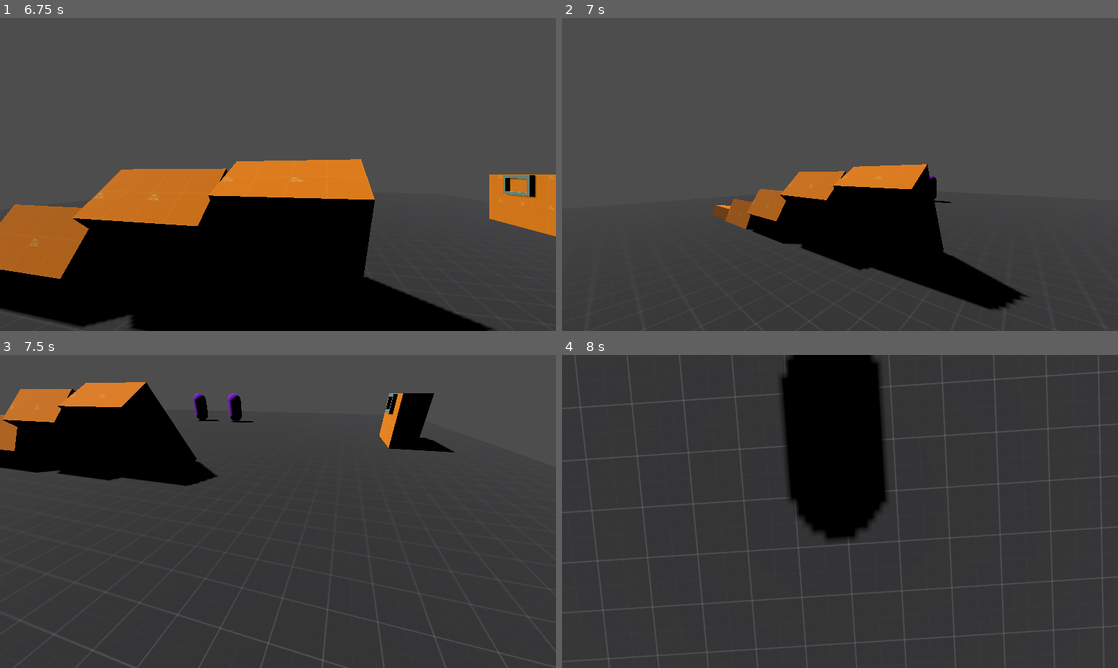
Above: before the commit, frames 1-4 (two rows, left to right).
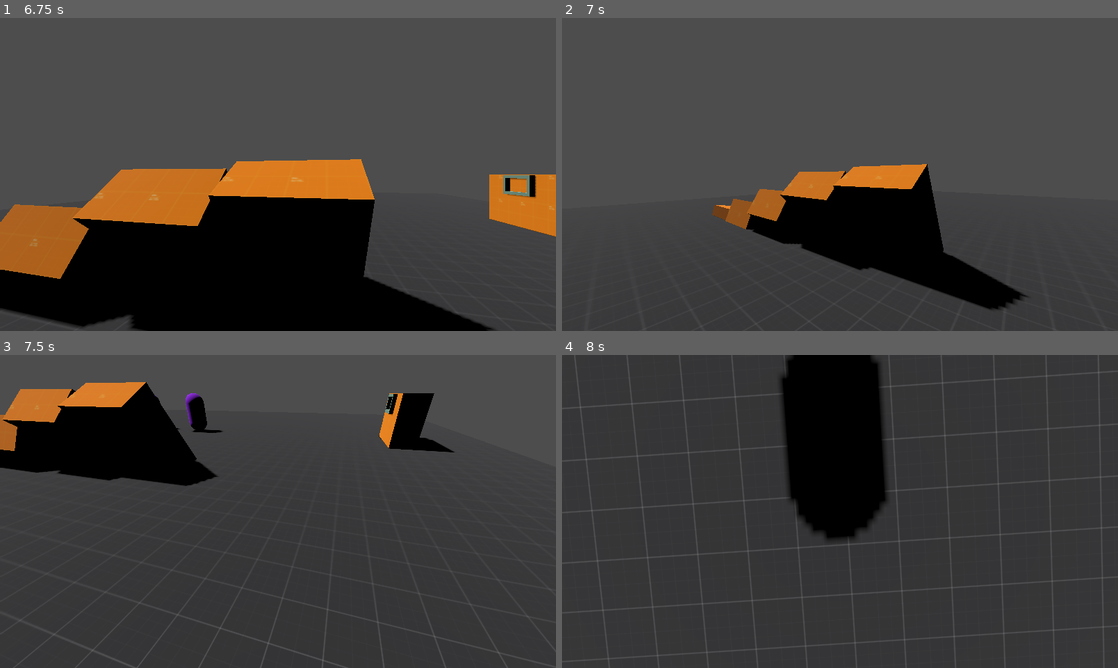
Above: after the commit, the same moments.

Repository: williamVbrines/gameoff_2022
Game: Godot game, scene res://scenes/main/main.tscn
The game is run twice, just before and just after one commit, with the same random seed, the same clock (stepped at 60 frames per second) and the same inputs.
Inputs (mouse positions are in pixels of both pictures, inside the frame that each line leads up to):
- Up to frame 1 (6.75 s): tap Enter at 0.5, 3.5, 5 s; move the mouse to (400, 158) at 0.52 s; hold E (right) 0.53-1.25 s; hold W (foward) 0.53-1.25 s; click (400, 158) at 0.67 s; drag from (166, 190) to (250, 237) at 1.27 s; tap Space at 2, 4.25, 5.75 s; move the mouse to (333, 105) at 2.02 s; hold E (right) 2.03-2.75 s; hold A (rotate_anticlockwise) 2.03-2.75 s; drag from (250, 237) to (111, 127) at 2.77 s; move the mouse to (444, 221) at 3.52 s; hold Q (left) 3.53-4.25 s; hold Mouse wheel up (zoom_in) 3.53-4.25 s; drag from (111, 127) to (194, 96) at 4.27 s; move the mouse to (305, 174) at 5.02 s; hold S (backward) 5.03-5.75 s; hold W (foward) 5.03-5.75 s; click (305, 174) at 5.17 s; drag from (194, 96) to (166, 190) at 5.77 s; move the mouse to (400, 158) at 6.52 s; hold E (right) from 6.53 s (still down); hold A (rotate_anticlockwise) from 6.53 s (still down)
- Up to frame 2 (7 s): keep holding E (right); keep holding A (rotate_anticlockwise)
- Up to frame 3 (7.5 s): release E (right) at 7.25 s; release A (rotate_anticlockwise) at 7.25 s; drag from (166, 527) to (250, 574) at 7.27 s
- Up to frame 4 (8 s): no input

Frame 1 is identical in both runs. In frame 2, less than 0.1% of the frame differs, in the area x 66-71%, y 50-60%; in frame 3, 0.5%, in the area x 27-46%, y 12-25%; in frame 4, nothing differs.
Error after the commit: Parse Error: Argument 1 of annotation "@export_node_path" isn't a constant expression. (res://scenes/npc/Npc.gd:5)

Commit message:
added resource data types for npc's and tactics

Diff:
--- a/Gameoff2022/project.godot
+++ b/Gameoff2022/project.godot
@@ -13,9 +13,33 @@
 "class": &"InteractableArea3D",
 "language": &"GDScript",
 "path": "res://scenes/interactableArea3D/interactableArea3D.gd"
+}, {
+"base": "Node3D",
+"class": &"NPC",
+"language": &"GDScript",
+"path": "res://scenes/npc/Npc.gd"
+}, {
+"base": "Resource",
+"class": &"NPCData",
+"language": &"GDScript",
+"path": "res://scenes/resources/npc/npc_data.gd"
+}, {
+"base": "Resource",
+"class": &"NPCTactics",
+"language": &"GDScript",
+"path": "res://scenes/resources/npc/npc_tactics_resource.gd"
+}, {
+"base": "Resource",
+"class": &"TacticsData",
+"language": &"GDScript",
+"path": "res://scenes/resources/tactics/tactics_data.gd"
 }]
 _global_script_class_icons={
-"InteractableArea3D": ""
+"InteractableArea3D": "",
+"NPC": "",
+"NPCData": "",
+"NPCTactics": "",
+"TacticsData": ""
 }
 
 [application]
--- a/Gameoff2022/scenes/main/main.tscn
+++ b/Gameoff2022/scenes/main/main.tscn
@@ -1,11 +1,15 @@
-[gd_scene load_steps=21 format=3 uid="uid://ba0pkrwnomxo8"]
+[gd_scene load_steps=32 format=3 uid="uid://cnvjktnuwa6ni"]
 
 [ext_resource type="Texture2D" uid="uid://c6gpe0v66rslx" path="res://textures/kenney_prototypetextures/PNG/Orange/texture_01.png" id="1_v6ur4"]
 [ext_resource type="Texture2D" uid="uid://cisgxwxj5w5h4" path="res://textures/kenney_prototypetextures/PNG/Dark/texture_01.png" id="2_bj56h"]
-[ext_resource type="PackedScene" uid="uid://bbj28uci0nilm" path="res://scenes/npc/Npc.tscn" id="5_fxv3h"]
 [ext_resource type="PackedScene" uid="uid://c1ynlnisg2qox" path="res://scenes/player/player.tscn" id="5_un27h"]
 [ext_resource type="PackedScene" path="res://scenes/ui/mainMenu/main_menu.tscn" id="6_cgnqo"]
 [ext_resource type="PackedScene" uid="uid://dkrvdhjdx56xh" path="res://scenes/ui/combatScreen/combat_screen.tscn" id="6_vy1uh"]
+[ext_resource type="Script" path="res://scenes/npc/Npc.gd" id="6_xjnsc"]
+[ext_resource type="Script" path="res://scenes/interactableArea3D/interactableArea3D.gd" id="7_1anla"]
+[ext_resource type="Texture2D" uid="uid://tel3p2uw0agw" path="res://textures/kenney_prototypetextures/PNG/Purple/texture_02.png" id="8_ngpto"]
+[ext_resource type="Shader" path="res://shaders/fresnel_highlight.gdshader" id="9_cdgjy"]
+[ext_resource type="Texture2D" uid="uid://djqcoqe0yseap" path="res://textures/kenney_prototypetextures/PNG/Purple/texture_01.png" id="10_pcumj"]
 
 [sub_resource type="BoxMesh" id="BoxMesh_6tvoo"]
 size = Vector3(3, 2, 1)
@@ -51,6 +55,31 @@
 
 [sub_resource type="BoxMesh" id="BoxMesh_inp17"]
 size = Vector3(1, 0.11, 0.2)
+
+[sub_resource type="CapsuleShape3D" id="CapsuleShape3D_ihbgs"]
+
+[sub_resource type="CapsuleMesh" id="CapsuleMesh_epeb6"]
+
+[sub_resource type="ShaderMaterial" id="ShaderMaterial_2mrhn"]
+render_priority = 0
+shader = ExtResource("9_cdgjy")
+shader_parameter/highlight_color = Color(0, 0, 0, 1)
+shader_parameter/str = 300.0
+
+[sub_resource type="StandardMaterial3D" id="StandardMaterial3D_aqb8a"]
+next_pass = SubResource("ShaderMaterial_2mrhn")
+albedo_texture = ExtResource("8_ngpto")
+
+[sub_resource type="StandardMaterial3D" id="StandardMaterial3D_n1mwx"]
+albedo_texture = ExtResource("8_ngpto")
+
+[sub_resource type="CylinderMesh" id="CylinderMesh_2phym"]
+top_radius = 0.25
+bottom_radius = 0.25
+height = 0.001
+
+[sub_resource type="StandardMaterial3D" id="StandardMaterial3D_u15tw"]
+albedo_texture = ExtResource("10_pcumj")
 
 [node name="Main" type="Node3D"]
 
@@ -186,7 +215,40 @@
 
 [node name="Player" parent="." instance=ExtResource("5_un27h")]
 
-[node name="NPC" parent="." instance=ExtResource("5_fxv3h")]
-transform = Transform3D(1, 0, 0, 0, 1, 0, 0, 0, 1, -4.97675, 0, 0)
-
 [node name="CombatScreen" parent="." instance=ExtResource("6_vy1uh")]
+
+[node name="NPC" type="Node3D" parent="."]
+script = ExtResource("6_xjnsc")
+
+[node name="InteractableArea3D" type="Area3D" parent="NPC"]
+collision_layer = 4
+collision_mask = 5
+script = ExtResource("7_1anla")
+detection_groups = ["PickupPointer"]
+
+[node name="CollisionShape3D" type="CollisionShape3D" parent="NPC/InteractableArea3D"]
+transform = Transform3D(1, 0, 0, 0, 1, 0, 0, 0, 1, 0, 1, 0)
+shape = SubResource("CapsuleShape3D_ihbgs")
+
+[node name="NpcMesh" type="MeshInstance3D" parent="NPC"]
+transform = Transform3D(1, 0, 0, 0, 1, 0, 0, 0, 1, 0, 1, 0)
+mesh = SubResource("CapsuleMesh_epeb6")
+skeleton = NodePath("")
+surface_material_override/0 = SubResource("StandardMaterial3D_aqb8a")
+
+[node name="PlayerPose" type="Node3D" parent="NPC"]
+transform = Transform3D(1, 0, 0, 0, 1, 0, 0, 0, 1, 0, 0, 3.13414)
+
+[node name="MeshInstance3D3" type="MeshInstance3D" parent="NPC/PlayerPose"]
+transform = Transform3D(1, 0, 0, 0, 1, 0, 0, 0, 1, 0, 1, 0)
+mesh = SubResource("CapsuleMesh_epeb6")
+skeleton = NodePath("")
+surface_material_override/0 = SubResource("StandardMaterial3D_n1mwx")
+
+[node name="PointMesh" type="MeshInstance3D" parent="NPC/PlayerPose"]
+mesh = SubResource("CylinderMesh_2phym")
+skeleton = NodePath("")
+surface_material_override/0 = SubResource("StandardMaterial3D_u15tw")
+
+[node name="Camera" type="Camera3D" parent="NPC"]
+transform = Transform3D(0.370541, -0.579343, 0.72599, 2.51807e-08, 0.781629, 0.623744, -0.928816, -0.231123, 0.289626, 1.5214, 3.13559, 2.35337)
--- a/Gameoff2022/scenes/npc/Npc.gd
+++ b/Gameoff2022/scenes/npc/Npc.gd
@@ -1,126 +1,41 @@
 extends Node3D
+class_name NPC
 
-@onready var interactable_area: InteractableArea3D = $InteractableArea3D
-@onready var npc_mesh: MeshInstance3D = $NpcMesh
-@onready var camera: Camera3D = $Camera
-@export var damage_dist : Dictionary = {};
-var persuasion : float = 0;
-var guard_effectiveness : float = 0.5;
+@export var npc_res : Resource;
+@export_node_path(MeshInstance3D) var npc_mesh;
+@export_node_path(Area3D) var interactable_area;
+@export_node_path(Camera3D) var camera;
+
 var selected : bool = false;
-var guarding_turns : int = 0;
-const base_dist = {
-	"charm" : 1.0,
-	"charm_f" : 0,
-
-	"logic" : 1.0,
-	"logic_f" : 0,
-
-	"decep" : 1.0,
-	"decep_f" : 1.0,
-
-	"intim" : 1.0,
-	"intim_f" : 0
-}
 
 func _ready() -> void:
-	for key in base_dist:
-		if !damage_dist.has(key):
-			damage_dist[key] = base_dist[key];
+	npc_mesh = get_node(npc_mesh) as MeshInstance3D;
+	interactable_area = get_node(interactable_area) as InteractableArea3D;
+	camera = get_node(camera) as Camera3D;
+	if !npc_mesh || !camera || !interactable_area:
+		printerr("BAD NODE PATH!!!")
+		queue_free();
+		return;
+
 	_make_connections();
+
 
 func _make_connections() -> void:
 	interactable_area.area_unhovered.connect(_unhovered);
 	interactable_area.area_hovered.connect(_hovered);
 	interactable_area.area_pressed.connect(_on_pressed);
 
-	EventManager.attack.connect(_on_attack);
-	EventManager.combat_state_changed.connect(_on_combat_state_changed);
-
-
-func _on_combat_state_changed(state : String) -> void:
-
-	if selected:
-		match state.to_upper():
-			"NPC_ACTION_SELECT":
-				_select_action();
-			"CHECK_WIN":
-				_check_if_persuaded();
-
-func _check_if_persuaded() -> void:
-	if persuasion == 100:
-		EventManager.combat_state_changed.emit("WIN");
-	else:
-		EventManager.combat_state_changed.emit("CHECK_Q");
-
 
 func _hovered()->void:
 	npc_mesh.get_active_material(0).get("next_pass").set("shader_parameter/str",0.3);
 
+
 func _unhovered()->void:
 	npc_mesh.get_active_material(0).get("next_pass").set("shader_parameter/str",300.0);
+
 
 func _on_pressed() -> void:
 	if !selected:
 		EventManager.combat_state_changed.emit("SET_UP");
 		EventManager.start_combat.emit(name, camera);
 		selected = true;
-
-func _on_attack(target : String,data : Dictionary, sender)->void:
-	if target == "NPC":
-		var damage = data.amt;
-
-		if damage_dist.has(data.type):
-			damage *= damage_dist.get(data.type);
-			damage += damage_dist.get(data.type + "_f");
-
-		damage = max(0,damage);
-
-		if guarding_turns > 0:
-			damage *= (1.0 - guard_effectiveness);
-			guarding_turns -= 1;
-
-		persuasion += damage;
-
-		EventManager.persuasion_changed.emit(persuasion);
-
-		EventManager.change_battel_queue.emit("PLAYER", data.cost)
-
-		EventManager.combat_state_changed.emit("CHECK_WIN")
-
-func _select_action() -> void:
-	EventManager.combat_state_changed.emit("NPC_ACTION_RESOLVE");
-	attack();
-#	match randi() % 3:
-#		0:
-#			heal();
-#		1:
-#			guard();
-#		2:
-#			attack();
-
-func heal():
-	var cost = 2;
-	persuasion = min(0, persuasion - 10);
-
-	EventManager.persuasion_changed.emit(persuasion);
-
-	EventManager.battel_queue_changed.emit("NPC" , cost);
-	EventManager.combat_state_changed.emit("CHECK_LOSS");
-
-func guard():
-
-	var cost = 2;
-	guarding_turns += 2;
-
-	EventManager.battel_queue_changed.emit("NPC" , cost);
-	EventManager.combat_state_changed.emit("CHECK_LOSS");
-
-func attack():
-	var cost = 2;
-	var data = {
-		"type" : "NPC_ATCK",
-		"amt" : 50,
-		"cost" : cost
-	}
-
-	EventManager.attack.emit("PLAYER",data, self);
--- a/Gameoff2022/scenes/npc/Npc.tscn
+++ b/Gameoff2022/scenes/npc/text_npc.tscn
@@ -29,18 +29,16 @@
 height = 0.001
 
 [sub_resource type="StandardMaterial3D" id="StandardMaterial3D_woobe"]
-albedo_texture = ExtResource("4_yi21f")
+albedo_texture = ExtResource("5_wtxg2")
 
-[node name="NPC" type="Node3D"]
-script = ExtResource("1_fjrty")
-damage_dist = {
-"charm": 0.5
-}
+[node name="TestNPC" type="Node3D"]
+script = ExtResource("1_nsc3b")
+npc_mesh = NodePath("NpcMesh")
 
 [node name="InteractableArea3D" type="Area3D" parent="."]
 collision_layer = 4
 collision_mask = 5
-script = ExtResource("2_7h7bl")
+script = ExtResource("2_fom28")
 detection_groups = ["PickupPointer"]
 
 [node name="CollisionShape3D" type="CollisionShape3D" parent="InteractableArea3D"]
--- /dev/null
+++ b/Gameoff2022/scenes/resources/npc/npc_data.gd
@@ -0,0 +1,139 @@
+extends Resource
+class_name NPCData
+
+const base_dist = {
+	"charm" : 1.0,
+	"charm_f" : 0,
+
+	"logic" : 1.0,
+	"logic_f" : 0,
+
+	"decep" : 1.0,
+	"decep_f" : 1.0,
+
+	"intim" : 1.0,
+	"intim_f" : 0
+}
+
+@export var name : String = "NPC"
+@export var tatics : Resource;
+
+@export var damage_dist : Dictionary = {};
+
+@export var attack_cost : int = 1;
+@export var attack_amount : int = 0;
+
+@export var heal_cost : int = 1;
+@export_range(0.0, 1.0) var heal_percent : float = 0;
+@export_range(0.0, 100.0) var heal_flat : float = 0;
+
+@export var guard_cost : int = 1;
+@export var guard_amount : int = 1;
+@export_range(0.0, 1.0) var guard_percent : float = 0.0;
+@export var guard_flat : float = 0;
+
+@export var dialog_pool : Array[String] = [];
+
+var guard_stack : int = 0;
+
+var persuasion : float = 0;
+
+var selected : bool = false;
+
+func _init() -> void:
+	tatics = tatics as NPCTactics;
+
+	for key in base_dist:
+		if !damage_dist.has(key):
+			damage_dist[key] = base_dist[key];
+
+	_make_connections();
+
+
+func _make_connections() -> void:
+	EventManager.attack.connect(_on_attack);
+	EventManager.combat_state_changed.connect(_on_combat_state_changed);
+	EventManager.start_combat.connect(_on_start_combat);
+
+
+func _on_start_combat(with : String , _cam : Camera3D) -> void:
+	selected = with == name;
+
+
+func _on_combat_state_changed(state : String) -> void:
+	if selected:
+		match state.to_upper():
+			"NPC_ACTION_SELECT":
+				_select_action();
+			"CHECK_WIN":
+				_check_if_persuaded();
+
+
+func _check_if_persuaded() -> void:
+	if persuasion == 100:
+		EventManager.combat_state_changed.emit("WIN");
+	else:
+		EventManager.combat_state_changed.emit("CHECK_Q");
+
+
+func _on_attack(target : String,data : Dictionary, sender)->void:
+	if target == name:
+		var damage = data.amt;
+
+		if damage_dist.has(data.type):
+			damage *= damage_dist.get(data.type);
+			damage += damage_dist.get(data.type + "_f");
+
+		damage = max(0,damage);
+
+		if guard_stack > 0:
+			damage = max( 0 , damage * (1.0 - guard_percent) - guard_flat);
+			guard_stack -= 1;
+
+		persuasion += damage;
+
+		EventManager.persuasion_changed.emit(persuasion);
+
+		EventManager.change_battel_queue.emit("PLAYER", data.cost)
+
+		EventManager.combat_state_changed.emit("CHECK_WIN")
+
+
+func _select_action() -> void:
+	EventManager.combat_state_changed.emit("NPC_ACTION_RESOLVE");
+	var action = tatics.get_action(persuasion,0,0, guard_stack);
+
+	match action:
+		0:
+			heal();
+		1:
+			guard();
+		2:
+			attack();
+
+
+func heal():
+
+	persuasion = min(0, persuasion * (1.0 - heal_percent) - heal_flat);
+
+	EventManager.persuasion_changed.emit(persuasion);
+
+	EventManager.battel_queue_changed.emit("NPC" , heal_cost);
+	EventManager.combat_state_changed.emit("CHECK_LOSS");
+
+
+func guard():
+	guard_stack += guard_amount;
+
+	EventManager.battel_queue_changed.emit("NPC" , guard_cost);
+	EventManager.combat_state_changed.emit("CHECK_LOSS");
+
+
+func attack():
+	var data = {
+		"type" : "NPC_ATTACK",
+		"amt" : attack_amount,
+		"cost" : attack_cost
+	}
+
+	EventManager.attack.emit("PLAYER",data, self);
--- /dev/null
+++ b/Gameoff2022/scenes/resources/npc/npc_tactics_resource.gd
@@ -0,0 +1,10 @@
+extends Resource
+
+class_name NPCTactics
+
+const ATTACK = 0;
+const GUARD = 1;
+const HEAL = 2;
+
+func get_action(pers : float, annoy : float, guard_turns : int) -> int:
+	return 0;
--- /dev/null
+++ b/Gameoff2022/scenes/resources/npc/text_npc_resource.tres
@@ -0,0 +1,18 @@
+[gd_resource type="Resource" load_steps=2 format=3]
+
+[ext_resource type="Script" path="res://scenes/resources/npc/npc_data.gd" id="1_kgrgx"]
+
+[resource]
+script = ExtResource("1_kgrgx")
+name = "NPC"
+damage_dist = null
+attack_cost = 1
+attack_amount = 0
+heal_cost = 1
+heal_percent = 0
+heal_flat = 0
+guard_cost = 1
+guard_amount = 1
+guard_percent = 0.0
+guard_flat = 0
+dialog_pool = ["Hello the re"]
--- /dev/null
+++ b/Gameoff2022/scenes/resources/tactics/tactics_data.gd
@@ -0,0 +1,28 @@
+extends Resource
+
+class_name TacticsData
+
+const CHARM = 0;
+const LOGIC = 1;
+const DECEPTION = 2;
+const INTIMIDATION = 3;
+
+const LOW = 30;
+const MED = 60;
+const HIGH = 100;
+
+
+@export_enum(CHARM,LOGIC,DECEPTION,INTIMIDATION) var stat = CHARM;
+@export_enum(LOW,MED,HIGH) var ratting = LOW;
+@export_range(0,100,0.5) var variance : int = 0;
+@export var discrtiption : String = "This is a test"
+@export_range(1,9,1) var cost : int = 1;
+@export var dialog_pool : Array[String] = [];
+
+
+func get_amount(stat_val : float) -> float:
+	return stat_val * (1/ratting) + randf_range(0.0, variance);
+
+func get_dialog() -> String:
+	if dialog_pool.size() == 0: return "";
+	return dialog_pool[randi() % dialog_pool.size()];
--- /dev/null
+++ b/Gameoff2022/scenes/resources/tactics/test_tactic.tres
@@ -0,0 +1,12 @@
+[gd_resource type="Resource" load_steps=2 format=3 uid="uid://sxiwrrgn2xxn"]
+
+[ext_resource type="Script" path="res://scenes/resources/tactics/tactics_data.gd" id="1_pv1fd"]
+
+[resource]
+script = ExtResource("1_pv1fd")
+stat = 0
+ratting = 0
+variance = 0
+discrtiption = "This is a test"
+cost = 1.0
+dialog_pool = null
--- /dev/null
+++ b/Gameoff2022/scenes/ui/annoyanceDisplay/annoyance_display.gd
@@ -0,0 +1,13 @@
+extends Label
+
+var annoyance : float = 0;
+
+func _ready() -> void:
+	EventManager.changed_annoyance.connect(_on_change_annoyance);
+
+func _on_change_annoyance(val : float) -> void:
+	annoyance = min(100, max(0, val));
+
+	set_text("Persuasion : " + str(annoyance));
+
+	EventManager.annoyance_changed.emit(annoyance);
--- /dev/null
+++ b/Gameoff2022/scenes/ui/annoyanceDisplay/annoyance_display.tscn
@@ -0,0 +1,12 @@
+[gd_scene load_steps=2 format=3 uid="uid://71j1khq8u4ub"]
+
+[ext_resource type="Script" path="res://scenes/ui/annoyanceDisplay/annoyance_display.gd" id="1_f1ely"]
+
+[node name="AnnoyanceDisplay" type="Label"]
+offset_left = 21.0
+offset_top = 13.0
+offset_right = 366.0
+offset_bottom = 81.0
+theme_override_font_sizes/font_size = 47
+text = "Annoyance: 0%"
+script = ExtResource("1_f1ely")
--- a/Gameoff2022/scenes/ui/battelQueue/battel_queue.tscn
+++ b/Gameoff2022/scenes/ui/battelQueue/battel_queue.tscn
@@ -3,9 +3,8 @@
 [ext_resource type="Script" path="res://scenes/ui/battelQueue/battel_queue.gd" id="1_7gq41"]
 
 [node name="BattelQueue" type="Label"]
-offset_top = 144.0
-offset_right = 345.0
-offset_bottom = 201.0
+offset_right = 336.0
+offset_bottom = 57.0
 theme_override_font_sizes/font_size = 39
 text = "[1,2,0,0,0,0,0,0,0,0]"
 script = ExtResource("1_7gq41")
--- a/Gameoff2022/scenes/ui/combatScreen/combat_screen.gd
+++ b/Gameoff2022/scenes/ui/combatScreen/combat_screen.gd
@@ -6,8 +6,6 @@
 
 @onready var ui: Control = $UI
 
-@onready var pers_label: Label = $UI/PersLabel
-@onready var annoy_label: Label = $UI/AnnoyLabel
 var opponent : String = "";
 var annoyance := 0;
 
@@ -17,14 +15,11 @@
 
 func connect_signals() -> void:
 	EventManager.start_combat.connect(_on_start_combat);
-	EventManager.persuasion_changed.connect(_on_persuasion_changed);
-	EventManager.annoyance_changed.connect(_on_annoyance_changed)
 	EventManager.combat_state_changed.connect(_on_combat_state_changed);
 	EventManager.attack.connect(_on_attack);
 
 	attack_comand.text_submitted.connect(_on_attack_entered);
 	attack_comand.text_changed.connect(_on_attack_line_changed);
-
 
 
 func _on_combat_state_changed(state : String) ->void:
@@ -122,14 +117,4 @@
 		EventManager.attack.emit(opponent, data, self);
 
 
-
-
-func _on_persuasion_changed(val : float) -> void:
-	pers_label.set_text("Persuasion " + str(val));
-
-func _on_annoyance_changed(val : float) -> void:
-	annoy_label.set_text("Annoyance " + str(val));
-
-
-
 func _change_state(state : String): EventManager.combat_state_changed.emit(state);
--- a/Gameoff2022/scenes/ui/combatScreen/combat_screen.tscn
+++ b/Gameoff2022/scenes/ui/combatScreen/combat_screen.tscn
@@ -1,7 +1,9 @@
-[gd_scene load_steps=3 format=3 uid="uid://dkrvdhjdx56xh"]
+[gd_scene load_steps=5 format=3 uid="uid://dkrvdhjdx56xh"]
 
 [ext_resource type="Script" path="res://scenes/ui/combatScreen/combat_screen.gd" id="1_l1agn"]
 [ext_resource type="PackedScene" uid="uid://d21sy6nj67q6l" path="res://scenes/ui/battelQueue/battel_queue.tscn" id="2_chdcx"]
+[ext_resource type="PackedScene" uid="uid://bfdd5v0qqs58a" path="res://scenes/ui/persuasionDisplay/persuasion_display.tscn" id="2_jfxs6"]
+[ext_resource type="PackedScene" uid="uid://71j1khq8u4ub" path="res://scenes/ui/annoyanceDisplay/annoyance_display.tscn" id="2_vherf"]
 
 [node name="CombatScreen" type="Control"]
 layout_mode = 3
@@ -13,36 +15,32 @@
 script = ExtResource("1_l1agn")
 
 [node name="UI" type="Control" parent="."]
-layout_mode = 3
+layout_mode = 1
 anchors_preset = 15
 anchor_right = 1.0
 anchor_bottom = 1.0
 grow_horizontal = 2
 grow_vertical = 2
 
-[node name="PersLabel" type="Label" parent="UI"]
-offset_left = 1513.0
-offset_top = 26.0
-offset_right = 1858.0
-offset_bottom = 94.0
-theme_override_font_sizes/font_size = 47
-text = "Persuasion: 0%"
+[node name="PersuasionDisplay" parent="UI" instance=ExtResource("2_jfxs6")]
+layout_mode = 0
+offset_left = 1490.0
+offset_top = 24.0
+offset_right = 1835.0
+offset_bottom = 92.0
 
-[node name="AnnoyLabel" type="Label" parent="UI"]
-offset_left = 21.0
-offset_top = 13.0
-offset_right = 366.0
-offset_bottom = 81.0
-theme_override_font_sizes/font_size = 47
-text = "Annoyance: 0%"
+[node name="AnnoyanceDisplay" parent="UI" instance=ExtResource("2_vherf")]
+layout_mode = 0
 
 [node name="BattelQueue" parent="UI" instance=ExtResource("2_chdcx")]
+layout_mode = 0
 offset_left = 810.0
 offset_top = 25.0
 offset_right = 1155.0
 offset_bottom = 82.0
 
 [node name="AttackComand" type="LineEdit" parent="UI"]
+layout_mode = 1
 anchors_preset = 12
 anchor_top = 1.0
 anchor_right = 1.0
@@ -55,6 +53,7 @@
 placeholder_text = "Enter attack data"
 
 [node name="ColorRect" type="ColorRect" parent="."]
+layout_mode = 1
 anchors_preset = 15
 anchor_right = 1.0
 anchor_bottom = 1.0
--- /dev/null
+++ b/Gameoff2022/scenes/ui/persuasionDisplay/persuasion_display.gd
@@ -0,0 +1,13 @@
+extends Label
+
+var persuasion : float = 0;
+
+func _ready() -> void:
+	EventManager.change_persuasion.connect(_on_change_persuasion);
+
+func _on_change_persuasion(val : float) -> void:
+	persuasion = min(100, max(0, val));
+
+	set_text("Persuasion : " + str(persuasion));
+
+	EventManager.persuasion_changed.emit(persuasion);
--- /dev/null
+++ b/Gameoff2022/scenes/ui/persuasionDisplay/persuasion_display.tscn
@@ -0,0 +1,10 @@
+[gd_scene load_steps=2 format=3 uid="uid://bfdd5v0qqs58a"]
+
+[ext_resource type="Script" path="res://scenes/ui/persuasionDisplay/persuasion_display.gd" id="1_qdhnh"]
+
+[node name="PersuasionDisplay" type="Label"]
+offset_right = 345.0
+offset_bottom = 68.0
+theme_override_font_sizes/font_size = 47
+text = "Persuasion: 0%"
+script = ExtResource("1_qdhnh")
Not shown: 1 places in Gameoff2022/scenes/npc/text_npc.tscn that only renumber resources
